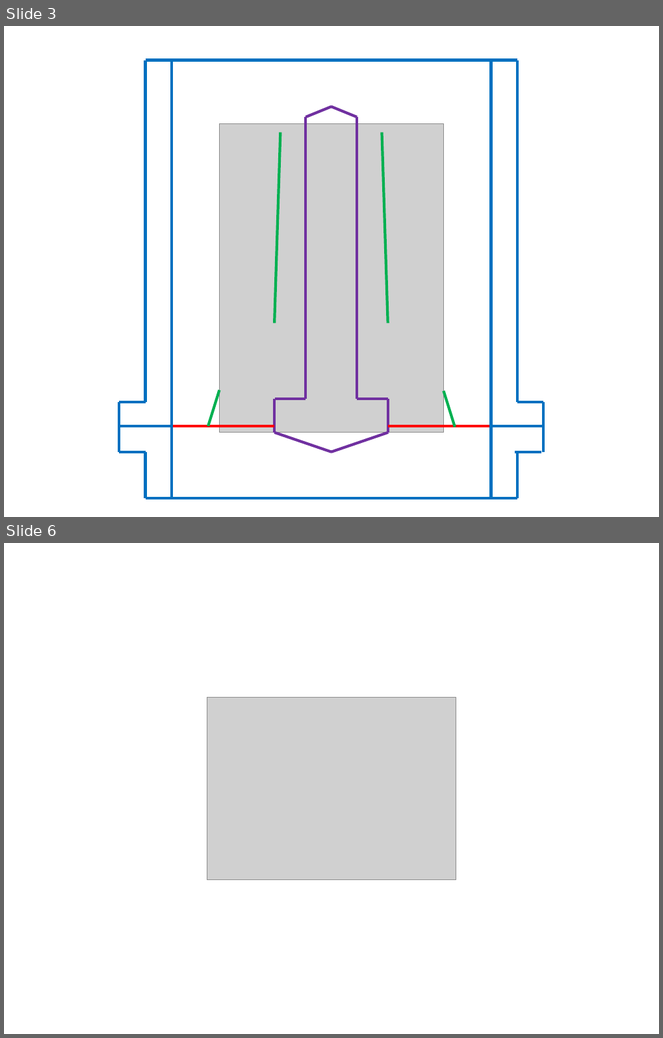
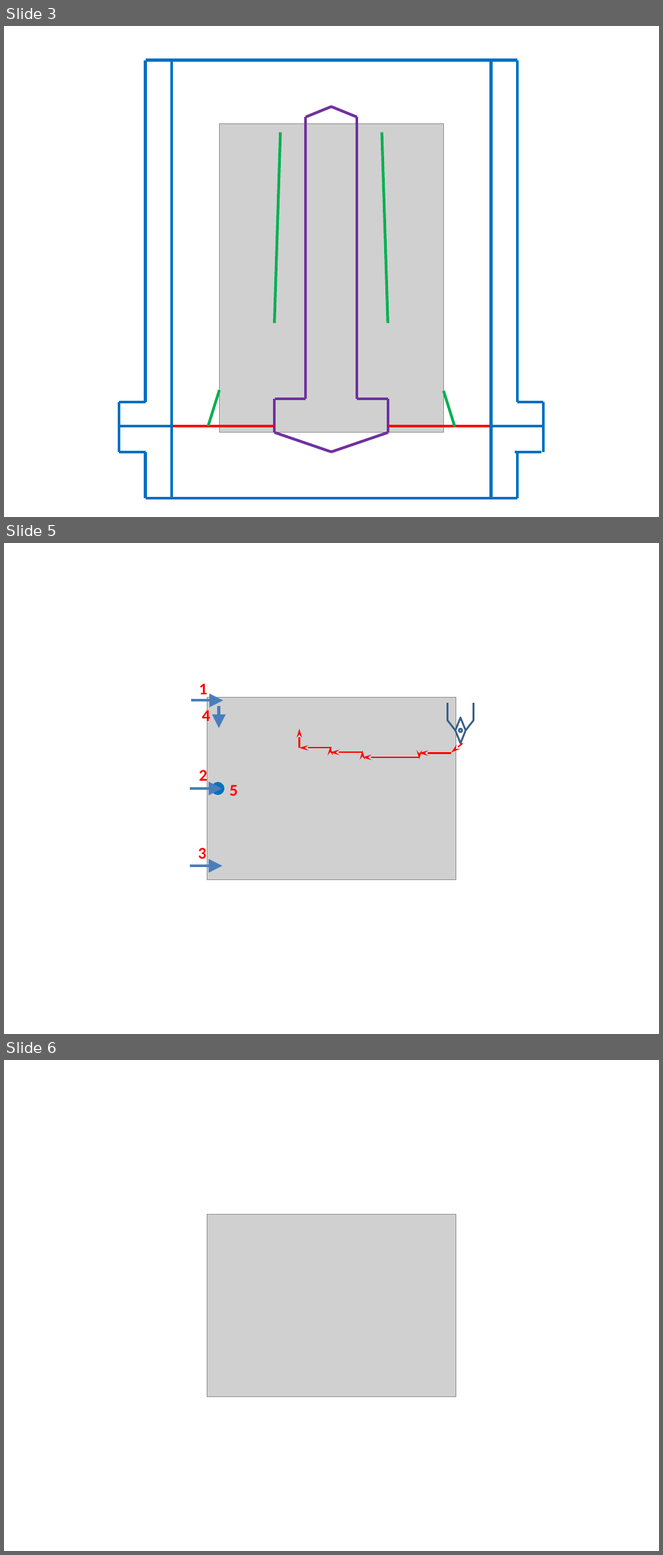
Before and after one commit to gnkudf/DM_DS, a slide deck: 2014_2015/DS_12_GPS_PPM_Poulie/Figures.pptx. Shown one above the other, each under a label of ours: slides 3 and 6 before the commit, slides 3, 5 and 6 after it; the slides between them are not shown. The pictures are 663x1038 and 663x1555 pixels, drawn with LibreOffice and Linux fonts; fonts in the diff are those of the drawing; grey boxes stand for pictures. Boxes give left, top, right and bottom in pixels: in the first picture for what was removed or moved away, otherwise in the second. Text is boxed around its words. In the diff, an @@ line names an element or a change of style, - is before the commit and + after.

Commit message:
MAJ figures

```diff
--- a/2014_2015/DS_12_GPS_PPM_Poulie/Figures.pptx
+++ b/2014_2015/DS_12_GPS_PPM_Poulie/Figures.pptx
@@ slide 5 added at <box>4,543,659,1034</box>, background #FFFFFF @@
@@ text added at <box>199,683,207,699</box>, 18 pt, text #FF0000, bold @@
+1
@@ picture added at <box>207,697,456,880</box> @@
@@ arrow added from (191, 700) to (223, 700), #4B7EBC 3 pt @@
@@ text added at <box>202,707,211,725</box>, 18 pt, text #FF0000, bold @@
+4
@@ arrow added from (219, 706) to (219, 728), #4B7EBC 3 pt @@
@@ group added at <box>447,703,474,743</box>: 4 lines, 1 diamond, 1 ellipse @@
@@ arrow added from (300, 748) to (300, 729), #FF0000 1.5 pt @@
@@ arrow added from (332, 748) to (300, 748), #FF0000 1.5 pt @@
@@ arrow added from (362, 753) to (330, 753), #FF0000 1.5 pt @@
@@ arrow added from (330, 754) to (330, 746), #FF0000 1.5 pt @@
@@ arrow added from (362, 757) to (362, 751), #FF0000 1.5 pt @@
@@ arrow added from (451, 754) to (419, 754), #FF0000 1.5 pt @@
@@ arrow added from (419, 753) to (419, 759), #FF0000 1.5 pt @@
@@ arrow added from (463, 743) to (451, 753), #FF0000 1.5 pt @@
@@ text added at <box>199,767,207,785</box>, 18 pt, text #FF0000, bold @@
+2
@@ arrow added from (419, 757) to (362, 757), #FF0000 1.5 pt @@
@@ arrow added from (190, 789) to (222, 789), #4B7EBC 3 pt @@
@@ ellipse added at <box>213,783,224,794</box>, fill #0070C0, outline #0070C0 3 pt @@
@@ text added at <box>230,785,238,796</box>, 18 pt, text #FF0000, bold @@
+5
@@ text added at <box>198,848,207,859</box>, 18 pt, text #FF0000, bold @@
+3
@@ arrow added from (190, 866) to (222, 866), #4B7EBC 3 pt @@
```
Also in this commit, not shown: 1 slide changed, 1 slide removed.
